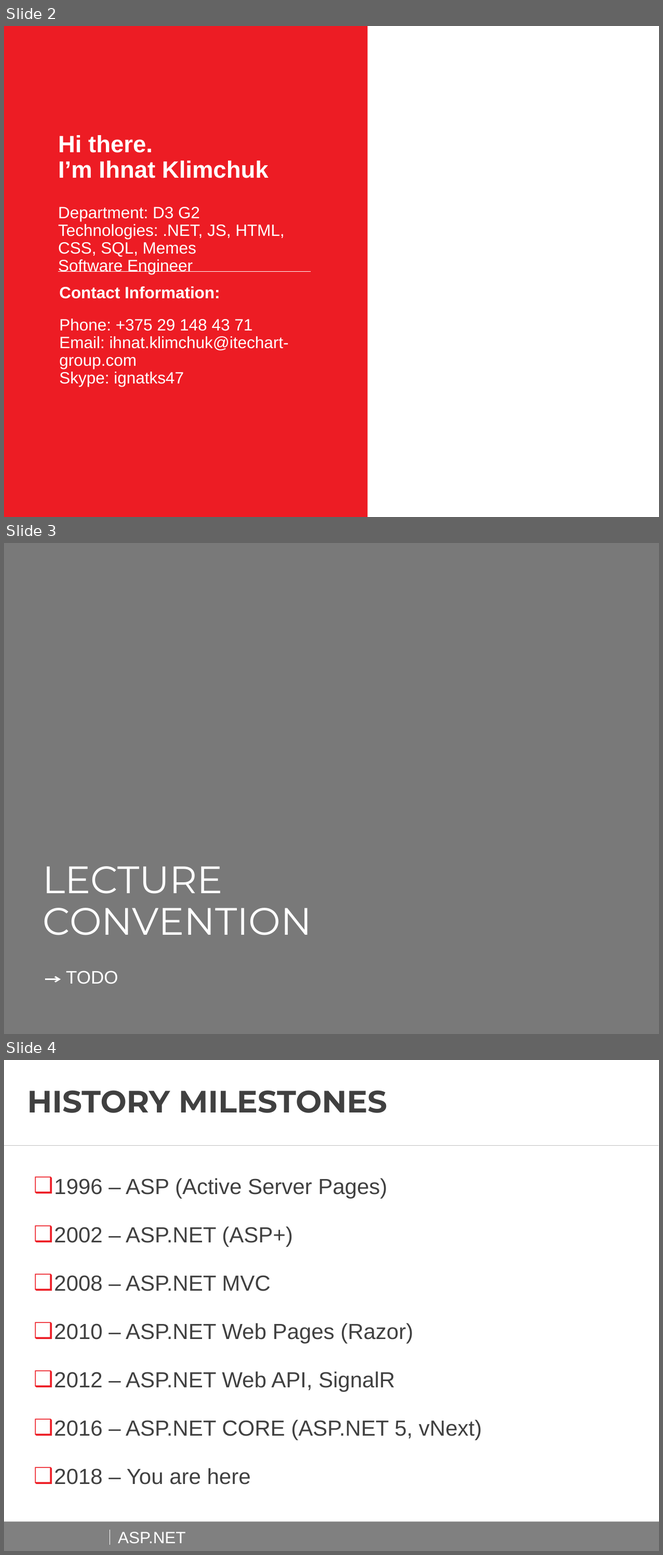
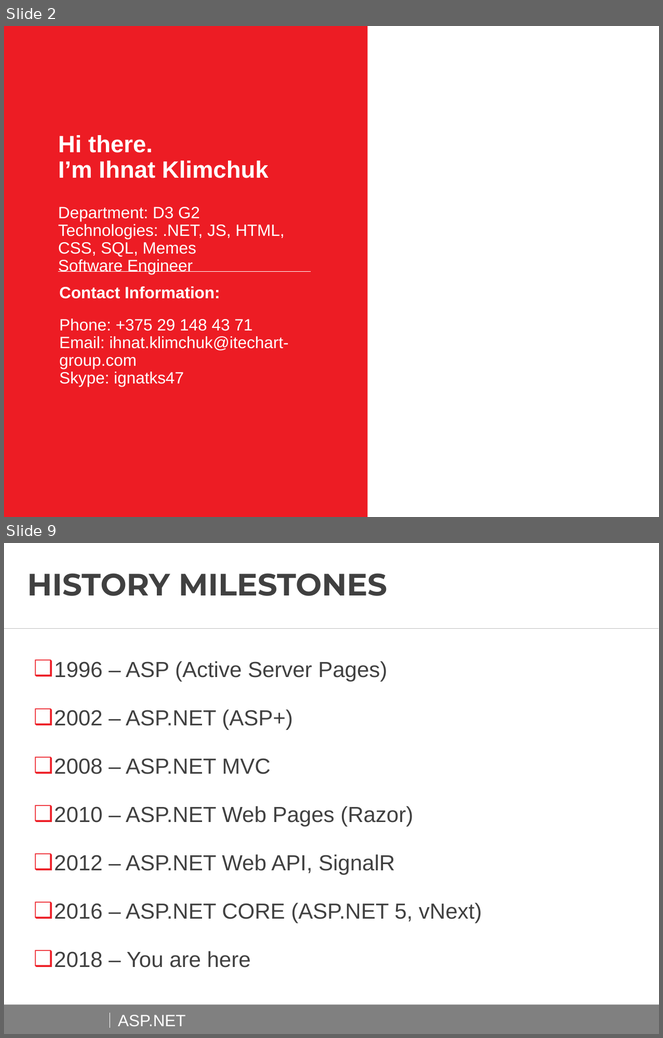
Before and after one commit to AndreiShenets/ASP.NET-Lectures, a slide deck: docs/ASP.NET - iTechArt 2018.pptx. Shown one above the other, each under a label of ours: slides 2, 3 and 4 before the commit, slides 2 and 9 after it; the slides between them are not shown. The pictures are 663x1555 and 663x1038 pixels, drawn with LibreOffice and Linux fonts; fonts in the diff are those of the drawing; background and template pictures are left out. Boxes give left, top, right and bottom in pixels: in the first picture for what was removed or moved away, otherwise in the second. Text is boxed around its words. In the diff, an @@ line names an element or a change of style, - is before the commit and + after.

Commit message:
Updating lections with convention, goals and plan

```diff
--- a/docs/ASP.NET - iTechArt 2018.pptx
+++ b/docs/ASP.NET - iTechArt 2018.pptx
@@ slide 3 removed at <box>4,543,659,1034</box>, background #FFFFFF @@
@@ rectangle removed at <box>4,543,659,1034</box> @@
@@ text removed at <box>42,866,312,936</box> @@
-LECTURE CONVENTION
@@ arrow removed from (45, 979) to (61, 979) @@
@@ text removed at <box>66,971,118,984</box> @@
-TODO
@@ what was slide 4 is now slide 9 @@
```
Also in this commit, not shown: 6 slides added, 2 other files.
